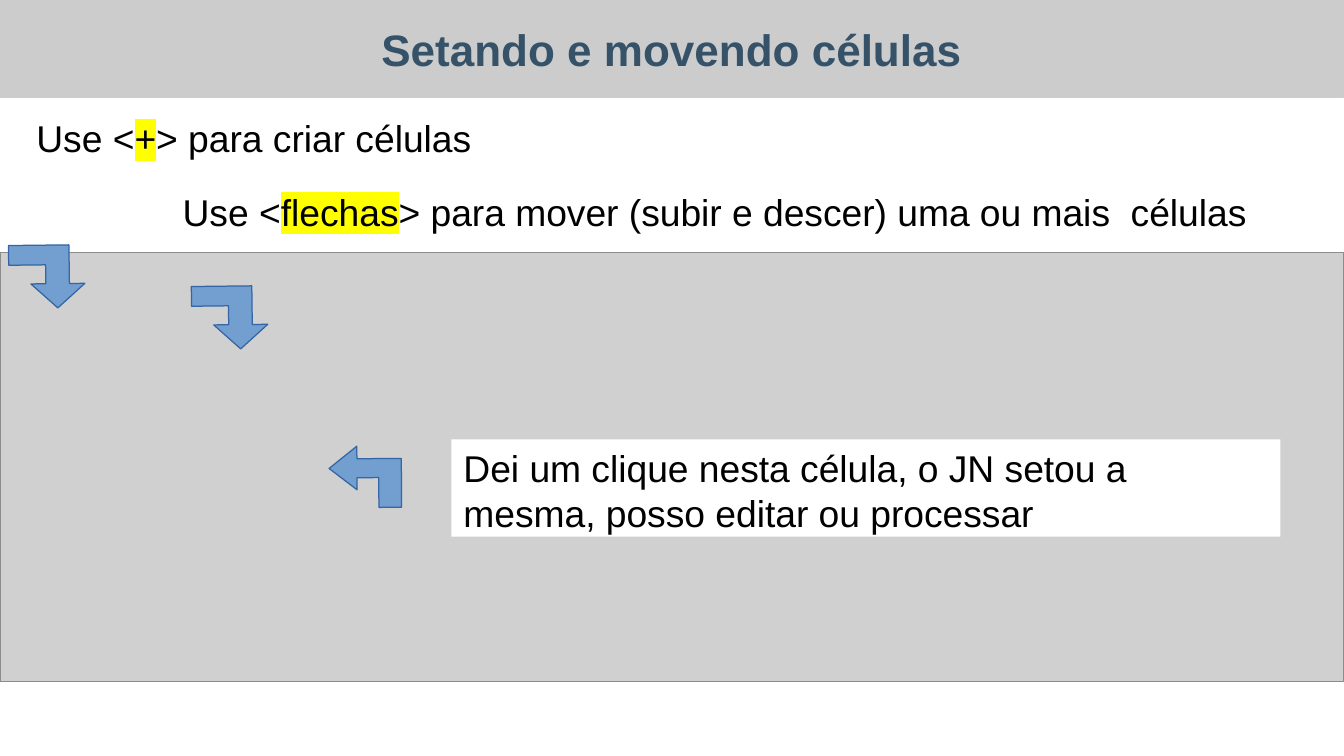
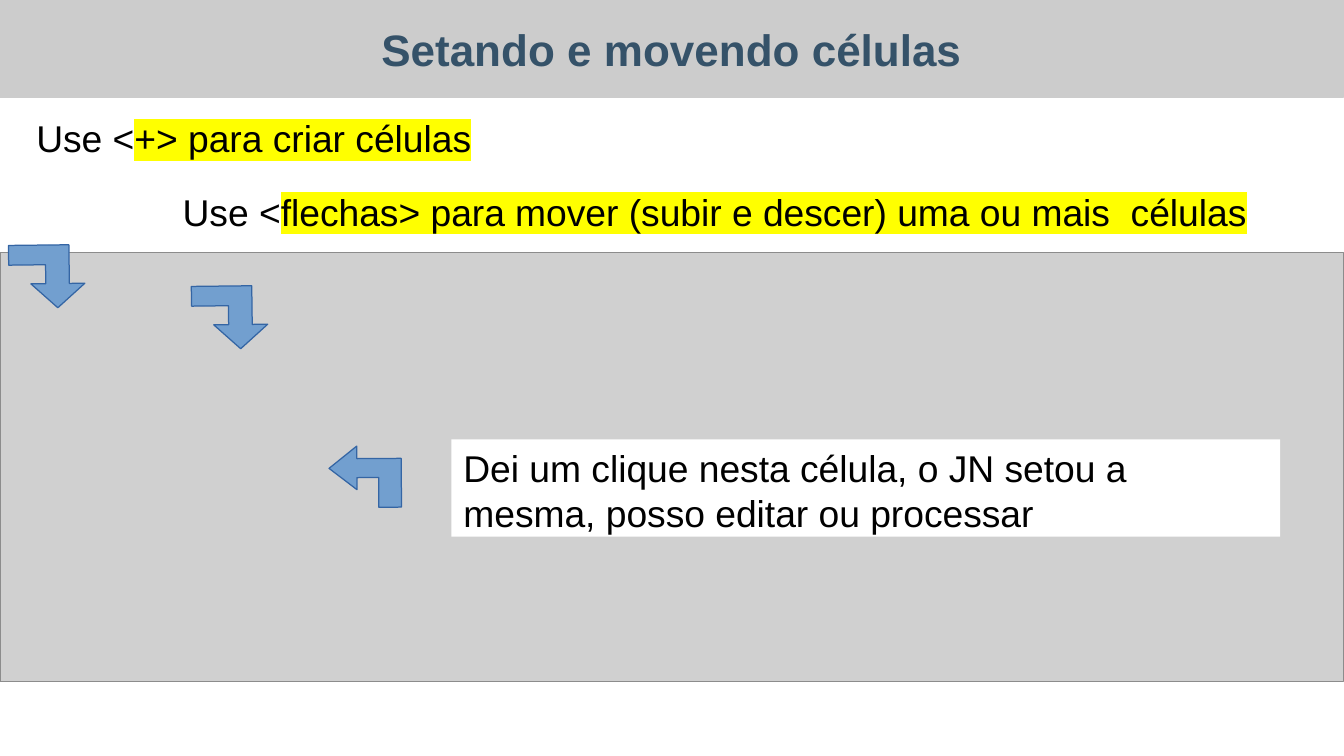
Before and after one commit to flalix/curso_python, a slide deck: slide 13 of docs/wee02-lec01-jupyter notebook.pptx (slide 12 before the commit). Drawn at 1344x756 pixels with LibreOffice and Linux fonts; fonts in the diff are those of the drawing; grey boxes stand for pictures. Boxes give left, top, right and bottom in pixels: in the first picture for what was removed or moved away, otherwise in the second. Text is boxed around its words. In the diff, an @@ line names an element or a change of style, - is before the commit and + after.

```diff
--- a/docs/wee02-lec01-jupyter notebook.pptx
+++ b/docs/wee02-lec01-jupyter notebook.pptx
@@ text "Use <+> para criar células" at [36, 124, 471, 160]: highlight none to #FFFF00 in "<+> para criar células" @@
@@ text "Use <flechas> para mover (subir ..." at [183, 196, 1247, 233]: highlight none to #FFFF00 in "<flechas> para mover (subir e descer) uma ..." @@
@@ freeform shape at [9, 245, 86, 309]: outline redrawn @@
@@ freeform shape at [192, 285, 269, 349]: outline redrawn @@
```
Also in this commit, not shown: 9 other slides changed, 1 slide added, 1 other file.
